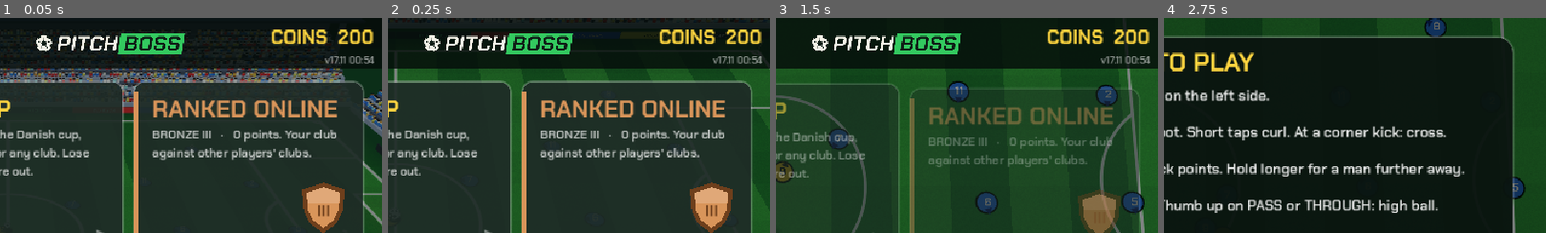
Above: before the commit, frames 1-4 (left to right).
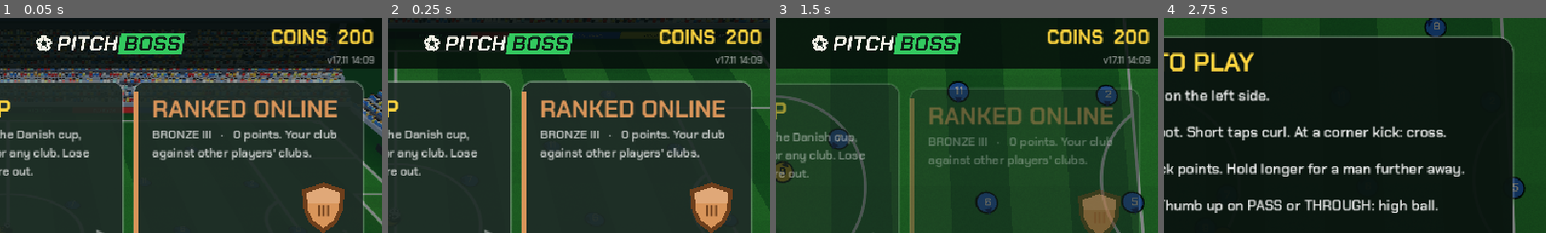
Above: after the commit, the same moments.

Repository: Woodmandk/Mini-Football
Game: Godot game, scene res://main.tscn
Same seed, same stepped clock (60 frames per second), same inputs: the game is played once before the commit and once after it.
Inputs:
- Up to frame 1 (0.05 s): no input
- Up to frame 2 (0.25 s): no input
- Up to frame 3 (1.5 s): click "PLAY" at 0.5 s; click "PLAY" at 1.25 s
- Up to frame 4 (2.75 s): click "PLAY WITH A FRIEND" at 2 s
The pictures show only the part of the screen within x 49-99%, y 0-50%; the shares and areas given below are measured in that part.

The runs differ from the first frame. In frame 1, 0.3% of the frame differs, in the area x 85-98%, y 17-22%; in frame 2, 0.3%; in frame 3, 0.3%; in frame 4, nothing differs.

Commit message:
3D: Profile record counts every match you play; outdated texts fixed (v17.11 14:09)
The Profile tab's record (matches, won, goals, league titles) stayed at 0
after the career moved to its own save. It now counts every match you play,
in every mode and on both phones, and starts from what you had played.
The career choice no longer says contracts and morale are coming (they are
in), and the shop names the career as a way to earn coins.

Co-Authored-By: Claude Opus 5.5 <noreply@anthropic.com>
Claude-Session: https://claude.ai/code/session_01PwNi5ZnLitpjt95TgcZvUB

Diff:
--- a/godot3d/hud.gd
+++ b/godot3d/hud.gd
@@ -1414,7 +1414,6 @@
 				["full", "FULL CAREER", "Like a real manager", [
 					"Everything in the simple career",
 					"The board CAN SACK YOU. Then you take a job at another club",
-					"Coming next: contracts and wages, player morale, press conferences, scouts and derbies",
 				]],
 			]
 			for i0 in 2:
@@ -2995,7 +2994,7 @@
 				var bb := _btn("OPEN   %d COINS" % int(pk["cost"]), "pack", i, "primary" if can else "off", Vector2(32 + i * (cw2 + 10.0) + 18.0, y0 + ch - 30.0 - 70.0), Vector2(cw2 - 36.0, 54), 22)
 				menu.add_child(bb)
 				items.append([bb, Vector2(0, 50), 0.05 * i])
-			var sm := _label(msg if msg != "" else "You earn coins in the cup and in ranked online.", 15, GOLD if msg != "" else Color(1, 1, 1, 0.7), font2)
+			var sm := _label(msg if msg != "" else "You earn coins in ranked online, the cup and your career.", 15, GOLD if msg != "" else Color(1, 1, 1, 0.7), font2)
 			sm.position = Vector2(0, y0 + ch - 22.0)
 			sm.size = Vector2(w, 22)
 			sm.horizontal_alignment = HORIZONTAL_ALIGNMENT_CENTER
--- a/godot3d/main.gd
+++ b/godot3d/main.gd
@@ -927,6 +927,20 @@
 				else:
 					hub_tab = "team"
 					menu_arg = "main"
+			if menu_arg == "rectest":
+				# the Profile record counts every match you play (here: a quick match won 2-1, then lost 0-3 as the guest)
+				print("REC before ", _rec())
+				humans = [Human.new()]
+				screen = "match"
+				score = [2, 1]
+				_full_time()
+				print("REC after win ", _rec())
+				humans[0].team = 1
+				score = [3, 0]
+				_full_time()
+				print("REC after loss as team 1 ", _rec(), " shown=", _menu_info()["pstats"])
+				get_tree().quit()
+				return
 			if menu_arg == "fttest":
 				# a friend's room: both bring their own club and eleven (host, then the same start on the guest)
 				print("FT has_own=", _has_own(), " own=", car_main.d.get("own", {}).get("n", "-"))
@@ -1673,7 +1687,7 @@
 		"diff": DIFF_NAMES[opt_diff], "len": LEN_NAMES[opt_len], "mode": opt_mode, "code": room,
 		"connected": net.connected, "role": net.role, "version": version, "web": net.web, "snd": SND_NAMES[opt_snd], "voice": opt_voice,
 		"score": "%d - %d" % [score[0], score[1]], "online": net.role != "", "result": _result(), "stats": _stat_rows(), "clu …(208 unchanged characters)…
-		"car": _car_info(), "upd": upd_ready, "inst": app_inst, "own_new": own_new, "own_cols": OWN_COLS, "tab": hub_tab, "pstats": car.stats() if car.has_save() else {}, "packs": car.packs() if car.has_save() …(354 unchanged characters)…
+		"car": _car_info(), "upd": upd_ready, "inst": app_inst, "own_new": own_new, "own_cols": OWN_COLS, "tab": hub_tab, "pstats": _rec(), "packs": car.packs() if car.has_save() …(354 unchanged characters)…
 		"rank": _rk_info(), "rk": rk_on, "start_kind": start_kind, "cup_ctry": cup_ctry, "new_sure": new_sure, "cupm": cup_mo …(430 unchanged characters)…
 		"g0": ",  ".join(PackedStringArray(tst[0].get("g", []))), "g1": ",  ".join(PackedStringArray(tst[1].get("g", []))),
 	}
@@ -4826,6 +4840,7 @@
 		p.mood_t = 0.0
 		p.mood = 0 if score[0] == score[1] else (2 if (score[p.team] > score[1 - p.team]) else 3)
 	fx("say", "Full time! %s %d, %s %d." % [TEAM_NAMES[0].capitalize(), score[0], TEAM_NAMES[1].capitalize(), score[1]])
+	var ti0 := int(car.stats().get("titles", 0)) if career_on and not cup_on and car.has_save() else -1
 	if score[0] != score[1]:
 		fx("excite", 0.6)
 	if rk_on:
@@ -4846,7 +4861,43 @@
 		car_lines.append("%s IN THE TABLE" % Career.ordinal(car.rank_of(int(car.d["club"]))))
 		_car_coins(true)
 		co_pay = [car.last_coins, score[0] > score[1], [car_lines[car_lines.size() - 1], car_lines[1]] + ([str(car.d["note"])] if car.season_over() else [])]
+	_rec_add(ti0 >= 0 and int(car.stats().get("titles", 0)) > ti0)
 	hud.show_menu("full", _menu_info())
+
+# Your record on the Profile tab: every match you play counts, in every mode, on both phones.
+func _rec() -> Dictionary:
+	if not car_main.has_save():
+		return {}
+	if not car_main.d.has("rec"):
+		# the first time: start from what the club and the career have played so far
+		var r := {"p": 0, "w": 0, "d": 0, "l": 0, "gf": 0, "ga": 0, "titles": 0}
+		for c in [car_main, carc]:
+			if c.has_save() and c.d.has("st"):
+				for k in r:
+					r[k] = int(r[k]) + int(c.d["st"].get(k, 0))
+		car_main.d["rec"] = r
+	return car_main.d["rec"]
+
+func _rec_add(title: bool) -> void:
+	var r := _rec()
+	if r.is_empty():
+		return
+	var mt := -1
+	for h in humans:
+		if h.local:
+			mt = h.team
+			break
+	if mt < 0:
+		return
+	var w := _winner()
+	r["p"] = int(r["p"]) + 1
+	var k := "d" if w < 0 else ("w" if w == mt else "l")
+	r[k] = int(r[k]) + 1
+	r["gf"] = int(r["gf"]) + score[mt]
+	r["ga"] = int(r["ga"]) + score[1 - mt]
+	if title:
+		r["titles"] = int(r["titles"]) + 1
+	car_main.save()
 
 func _idle_players(dt: float) -> void:
 	for p in players:
@@ -6560,6 +6611,7 @@
 		if state == "full" and prev != "full":
 			if rk_on:
 				_rk_finish()
+			_rec_add(false)
 			hud.show_menu("full", _menu_info())
 		elif state != "full" and prev == "full":
 			hud.show_menu("", {})
Not shown, changed: godot3d/version.txt
Not shown, changed: 3d/index.pck
